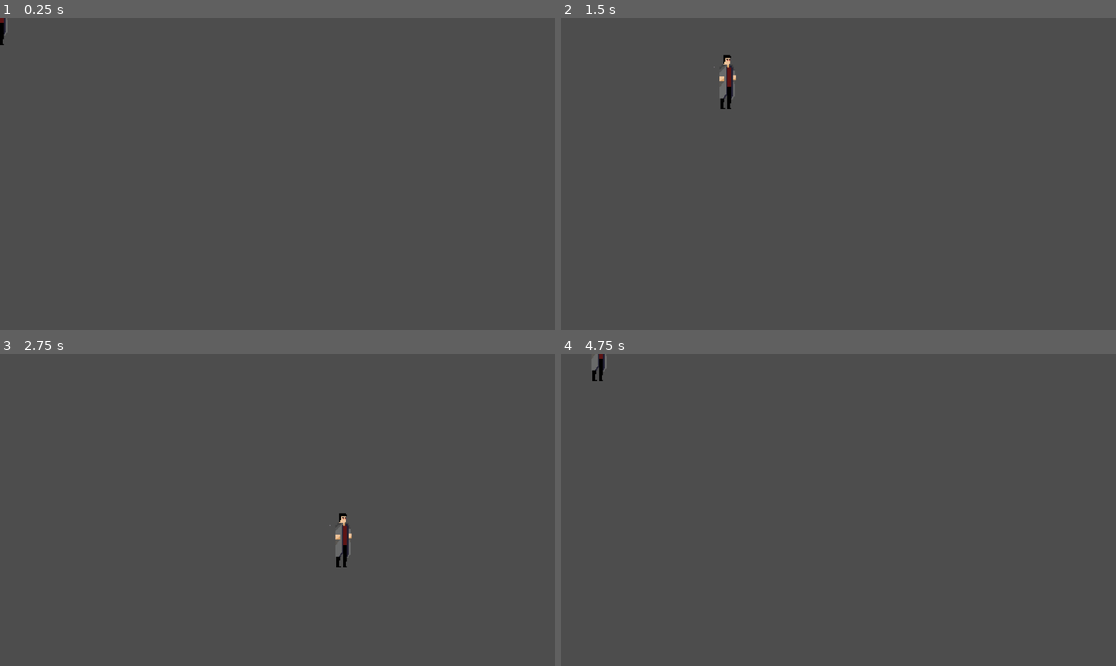
Above: before the commit, frames 1-4 (two rows, left to right).
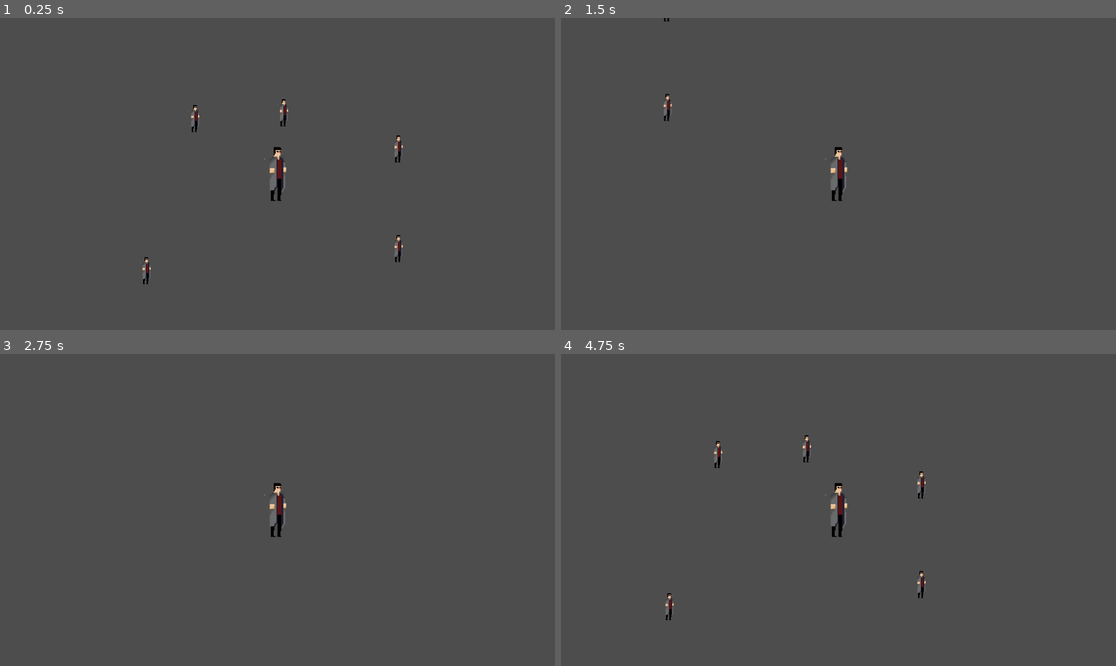
Above: after the commit, the same moments.

Repository: jawadnull/project_fire
Game: Godot game, scene res://Scenes/Main/game.tscn
Two runs of this game, one before a commit and one after it. Both use one fixed random seed, a clock stepped at 60 frames per second and the inputs below.
Inputs:
- Up to frame 1 (0.25 s): no input
- Up to frame 2 (1.5 s): tap Enter at 0.5 s; hold D (move_right) 0.53-1.28 s; tap Shift (dash) at 0.6, 1.35 s; hold S (move_down) from 1.28 s (still down)
- Up to frame 3 (2.75 s): release S (move_down) at 2.03 s; hold D (move_right) from 2.03 s (still down); tap Shift (dash) at 2.1 s
- Up to frame 4 (4.75 s): release D (move_right) at 2.78 s; hold W (move_up) 2.78-3.53 s; tap Shift (dash) at 2.85, 3.6, 4.35 s; hold A (move_left) from 3.53 s (still down)

The runs differ from the first frame. In frame 1, 0.8% of the frame differs, in the area x 0-73%, y 0-86%; in frame 2, 0.7%; in frame 3, 0.7%; in frame 4, 0.9%, in the area x 5-66%, y 0-86%.

Commit message:
pre_alpha_0.1.1

Diff:
--- a/Scenes/Characters/player.tscn
+++ b/Scenes/Characters/player.tscn
@@ -33,3 +33,5 @@
 
 [node name="CollisionShape2D" type="CollisionShape2D" parent="."]
 shape = SubResource("CapsuleShape2D_m5qq5")
+
+[node name="Camera2D" type="Camera2D" parent="."]
--- a/Scenes/Main/game.tscn
+++ b/Scenes/Main/game.tscn
@@ -1,7 +1,32 @@
-[gd_scene load_steps=2 format=3 uid="uid://c7h28brkg6mr3"]
+[gd_scene load_steps=3 format=3 uid="uid://c7h28brkg6mr3"]
 
 [ext_resource type="PackedScene" uid="uid://4p40menupcc3" path="res://Scenes/Characters/player.tscn" id="1_wufmu"]
+[ext_resource type="Texture2D" uid="uid://bpuny74f763pw" path="res://Assets/Characters/main-charchter.png" id="2_kny8n"]
 
 [node name="Game" type="Node2D"]
 
 [node name="Player" parent="." instance=ExtResource("1_wufmu")]
+
+[node name="Main-charchter" type="Sprite2D" parent="."]
+position = Vector2(-676, 69)
+texture = ExtResource("2_kny8n")
+
+[node name="Main-charchter2" type="Sprite2D" parent="."]
+position = Vector2(-171, -115)
+texture = ExtResource("2_kny8n")
+
+[node name="Main-charchter3" type="Sprite2D" parent="."]
+position = Vector2(13, -127)
+texture = ExtResource("2_kny8n")
+
+[node name="Main-charchter4" type="Sprite2D" parent="."]
+position = Vector2(251, -52)
+texture = ExtResource("2_kny8n")
+
+[node name="Main-charchter5" type="Sprite2D" parent="."]
+position = Vector2(251, 155)
+texture = ExtResource("2_kny8n")
+
+[node name="Main-charchter6" type="Sprite2D" parent="."]
+position = Vector2(-272, 201)
+texture = ExtResource("2_kny8n")
--- a/Scripts/Characters/player.gd
+++ b/Scripts/Characters/player.gd
@@ -1,11 +1,13 @@
 extends CharacterBody2D
 
 const MOVE_SPEED = 400
-const DASH_SPEED = 800
+const DASH_SPEED = 2000
 const DASH_DURATION = 0.2
 const DASH_COOLDOWN = 0.5
 const ACCELERATION = 1800
 const DECELERATION = 1400
+const SHAKE_INTENSITY = 8  # How intense the shake is
+const SHAKE_DURATION = 0.1  # How long the shake lasts
 
 @export var playerHelth = 100
 
@@ -15,6 +17,10 @@
 var dash_timer = 0.0
 var cooldown_timer = 0.0
 var current_speed = 0.0  # Player's current movement speed
+var shake_timer = 0.0
+
+@onready var camera = $Camera2D  # Reference to the Camera2D node
+
 
 func _physics_process(delta):
 	handle_input(delta)
@@ -32,8 +38,14 @@
 	if cooldown_timer > 0:
 		cooldown_timer -= delta
 
+	# Handle camera shake
+	if shake_timer > 0:
+		shake_timer -= delta
+		apply_camera_shake()
+	else:
+		camera.offset = Vector2.ZERO  # Reset camera offset
 
-func _ready():
+
 	add_to_group("kill")
 
 
@@ -64,8 +76,22 @@
 		velocity = last_direction.normalized() * current_speed
 
 
+
+
 func start_dash():
 	is_dashing = true
 	dash_timer = DASH_DURATION
 	cooldown_timer = DASH_COOLDOWN
 	velocity = last_direction.normalized() * DASH_SPEED  # Dash in the last direction
+
+	# Start the camera shake
+	shake_timer = SHAKE_DURATION
+
+
+func apply_camera_shake():
+	# Apply a random offset to the camera to create a shake effect
+	var shake_offset = Vector2(
+		randf_range(-SHAKE_INTENSITY, SHAKE_INTENSITY),
+		randf_range(-SHAKE_INTENSITY, SHAKE_INTENSITY)
+	)
+	camera.offset = shake_offset
